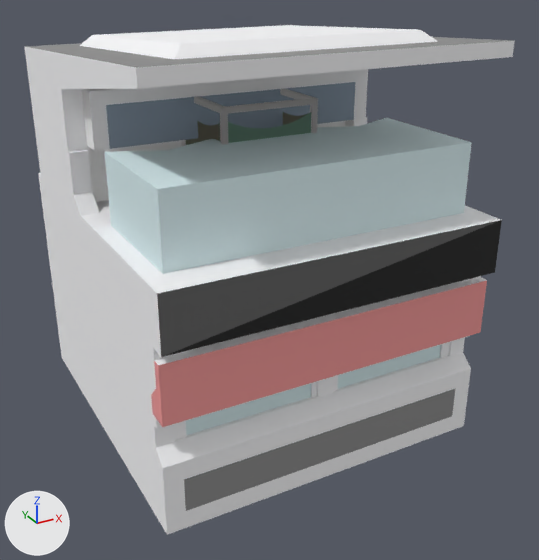
A saved change to the glTF model kart-legends-3d/public/assets/kits/kenney-scenery.glb.
The view is the same before and after, from a 50 mm camera at (-9.92, -19.39, 13.71) aimed at (0.26, -0.88, 4.45). The axes (+X, +Y, +Z) are drawn at lower left. The lights are the same throughout. The first picture is the older version. Where no turn or scale is listed for an object, it has been applied to the vertices.

The first picture shows 'k_banner_green', 'k_grandstand', 'k_grandstand_open', 'k_pits', 'k_pits_office', 'n_cliff_large'.
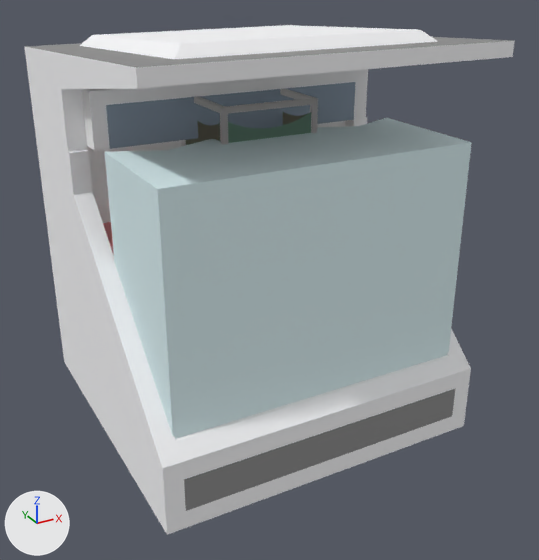
Boxes [x1, y1, x2, y2] around the edits, measured in the pictures (539 x 560 px):
'k_pits', deleted: before [38, 173, 502, 524]
'k_pits_office', deleted (brown): before [151, 277, 487, 529]

What changed in the scene script:
```text
Remove ob_k_pits:
    ob_k_pits = bpy.data.objects.new('k_pits', me_k_pits)
    ob_k_pits.location = (0.0, 0.0, 3.5)
Remove ob_k_pits_office:
    ob_k_pits_office = bpy.data.objects.new('k_pits_office', me_k_pits_office)
    ob_k_pits_office.location = (0.0, 0.0, 2.55)
```
